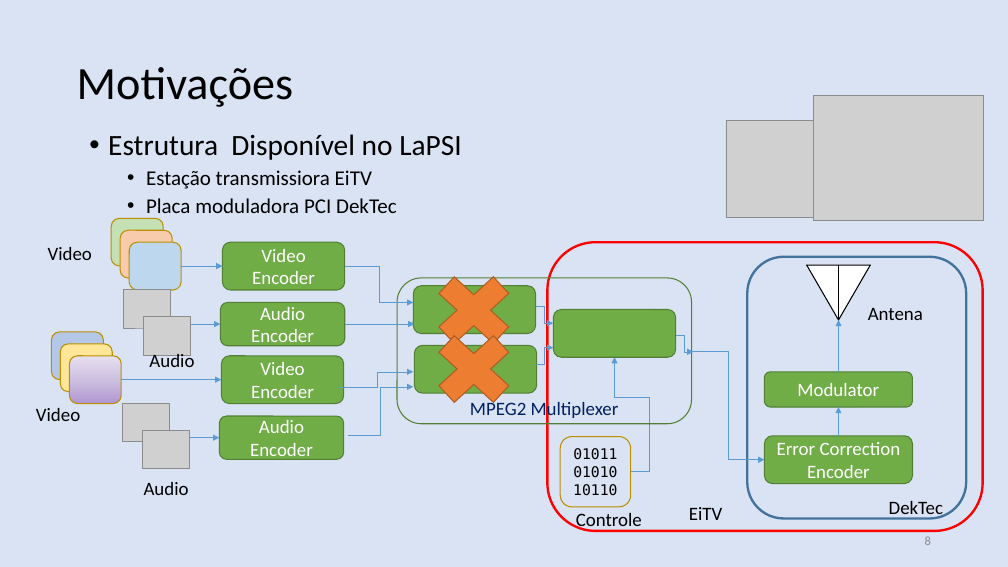
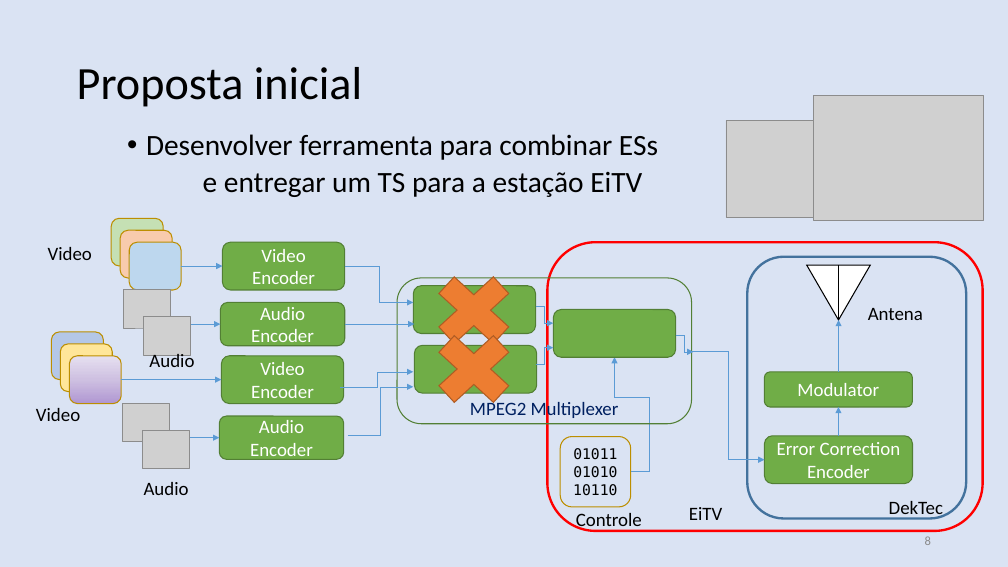
Before and after one commit to nasall2/TCC, a slide deck: slide 8 of relatorio/abntex2-modelos-1.9.2/figuras/apresentacao.pptx. Drawn at 1008x567 pixels with LibreOffice and Linux fonts; fonts in the diff are those of the drawing; grey boxes stand for pictures. Boxes give left, top, right and bottom in pixels: in the first picture for what was removed or moved away, otherwise in the second. Text is boxed around its words. In the diff, an @@ line names an element or a change of style, - is before the commit and + after.

```diff
--- a/relatorio/abntex2-modelos-1.9.2/figuras/apresentacao.pptx
+++ b/relatorio/abntex2-modelos-1.9.2/figuras/apresentacao.pptx
@@ text at (77,67,362,107): text changed @@
-Motivações
+Proposta inicial
@@ text at (146,134,658,197): text changed; size 20 to 28 pt @@
-• Estrutura Disponível no LaPSI
-  • Estação transmissiora EiTV
-  • Placa moduladora PCI DekTec
+  • Desenvolver ferramenta para combinar ESs
+  e entregar um TS para a estação EiTV
```
Also in this commit, not shown: 17 other slides changed, 3 slides removed, 1 other file.
